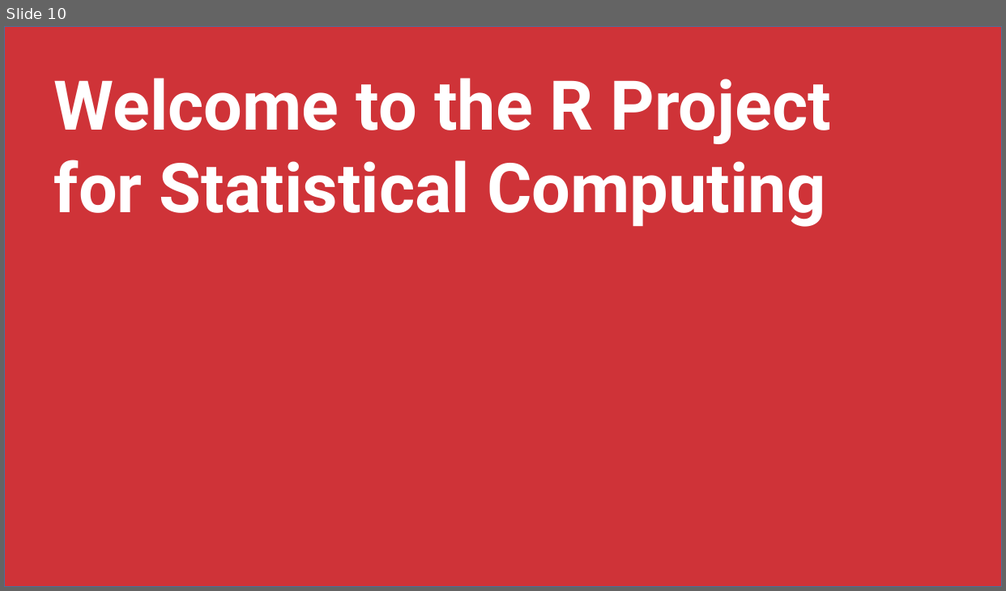
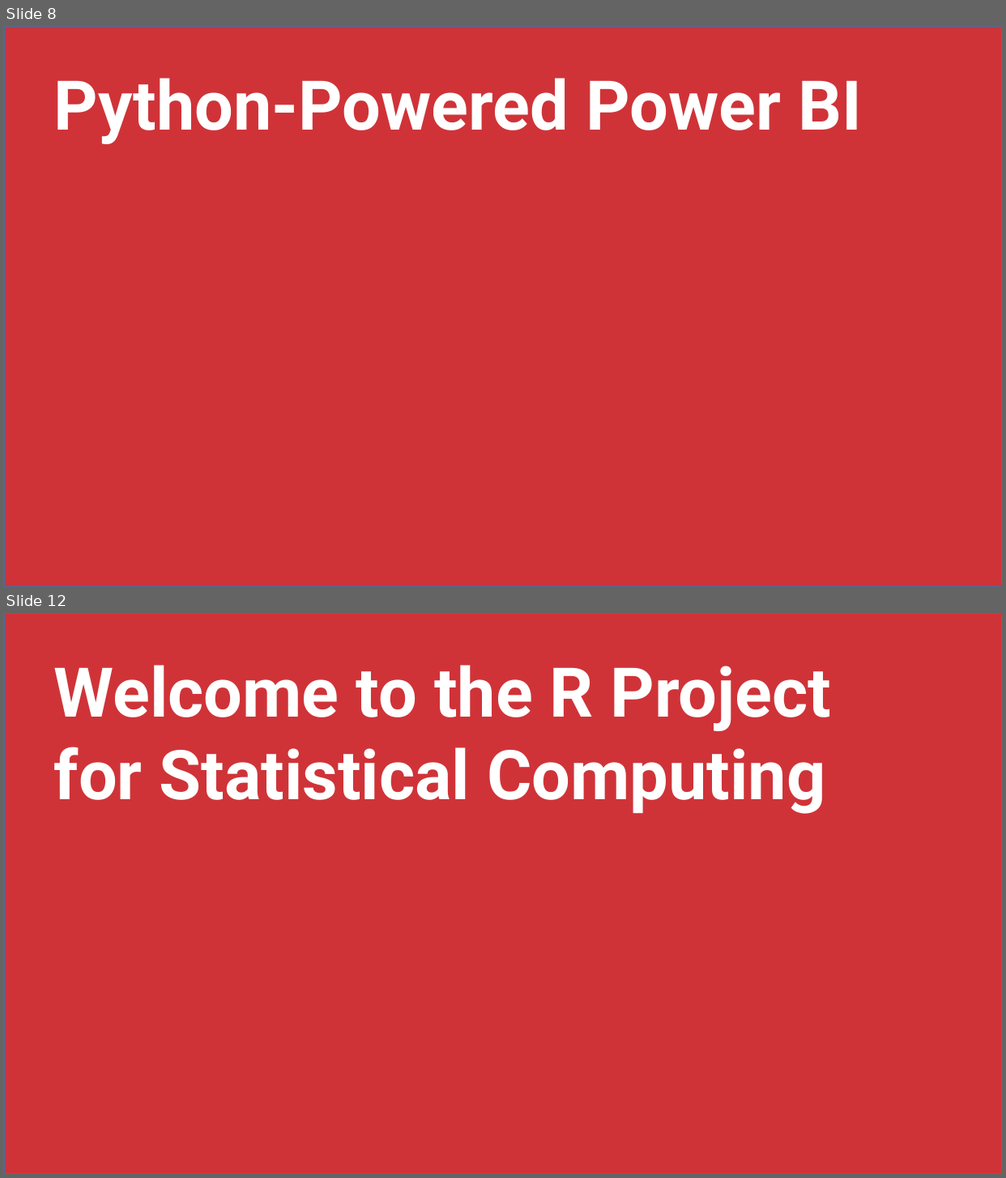
Before and after one commit to stringfestdata/rmb-aina-meetup, a slide deck: rmb-aina-meetup.pptx. Shown one above the other, each under a label of ours: slide 10 before the commit, slides 8 and 12 after it; the slides between them are not shown. The pictures are 1006x591 and 1006x1178 pixels, drawn with LibreOffice and Linux fonts; fonts in the diff are those of the drawing. Boxes give left, top, right and bottom in pixels: in the first picture for what was removed or moved away, otherwise in the second. Text is boxed around its words. In the diff, an @@ line names an element or a change of style, - is before the commit and + after.

```diff
--- a/rmb-aina-meetup.pptx
+++ b/rmb-aina-meetup.pptx
@@ slide 8 added at [4,26,1002,587], background #FFFFFF @@
@@ rectangle added at [4,26,1002,587], fill #CF3338, outline #43739E 1 pt @@
@@ text added at [54,78,862,144], 66 pt, text #FFFFFF, bold @@
+Python-Powered Power BI
@@ what was slide 10 is now slide 12 @@
```
Also in this commit, not shown: 4 slides changed, 6 other slides added, 19 slides removed, 9 other files.
